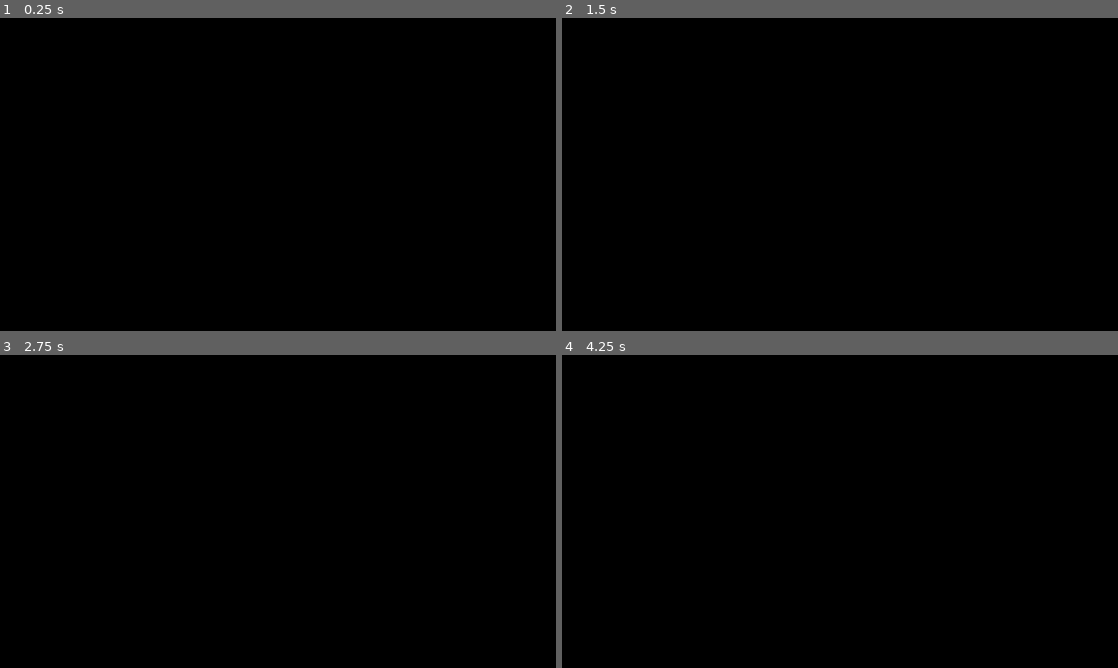
Above: before the commit, frames 1-4 (two rows, left to right).
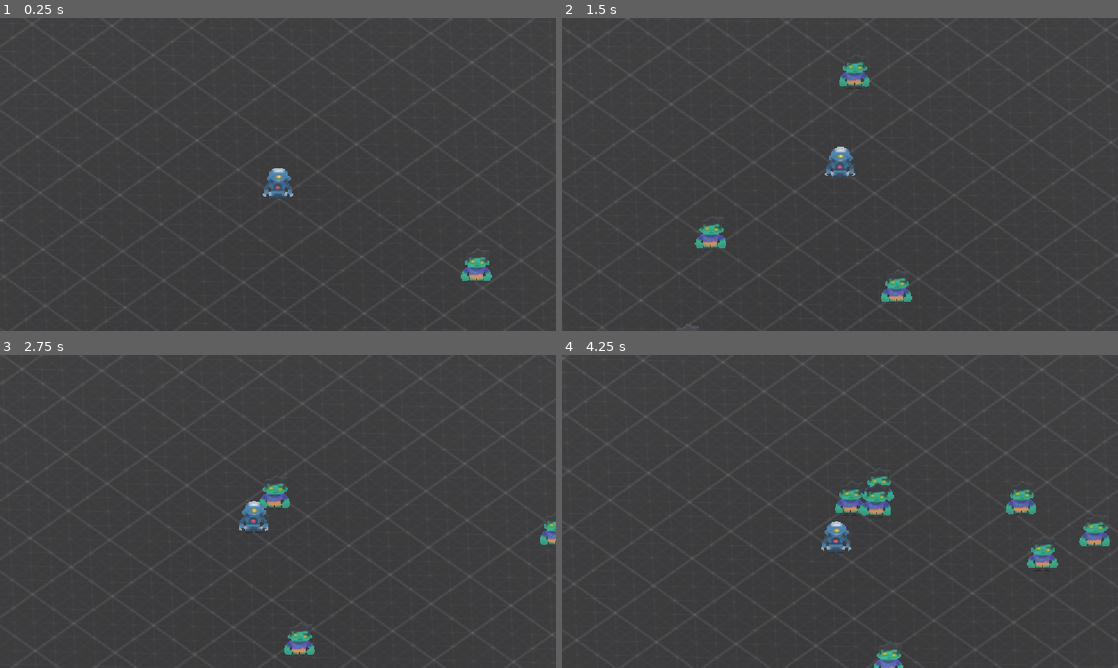
Above: after the commit, the same moments.

Repository: Ollenat/DontFallForTheBugs
Game: Godot game, scene res://scenes/test.tscn
Two runs of this game, one before a commit and one after it. Both use one fixed random seed, a clock stepped at 60 frames per second and the inputs below. This scene is started directly instead of the project's main scene. The engine's default icon, where the game draws it, is replaced by a stand-in: a white triangle on a blue panel in a dark square.
Inputs:
- Up to frame 1 (0.25 s): no input
- Up to frame 2 (1.5 s): hold W (move_up) from 0.53 s (still down)
- Up to frame 3 (2.75 s): release W (move_up) at 2.03 s; hold A (move_left) from 2.03 s (still down)
- Up to frame 4 (4.25 s): release A (move_left) at 3.53 s; hold S (move_down) from 3.53 s (still down)

The runs differ from the first frame. In frame 1, 100% of the frame differs, in the area x 0-100%, y 0-100%; in frame 2, 100%; in frame 3, 100%; in frame 4, 100%.

Commit message:
Scener fixas för skjuta

Diff:
--- a/scenes/enemy.tscn
+++ b/scenes/enemy.tscn
@@ -2,13 +2,18 @@
 
 [ext_resource type="Material" uid="uid://ui34r6tr2mp5" path="res://materials/EnemyMaterial.tres" id="1_md0e3"]
 [ext_resource type="Script" uid="uid://d1j42oydydqx5" path="res://scripts/enemy.gd" id="2_md0e3"]
+[ext_resource type="Script" uid="uid://bvw5aa5v3w87x" path="res://scripts/HealthComponent.gd" id="3_4ra3w"]
 
 [sub_resource type="CapsuleShape3D" id="CapsuleShape3D_qt3ec"]
 radius = 0.22216797
-height = 1.3604736
+height = 1.0464478
 
 [sub_resource type="QuadMesh" id="QuadMesh_qt3ec"]
 material = ExtResource("1_md0e3")
+
+[sub_resource type="CapsuleShape3D" id="CapsuleShape3D_74q8o"]
+radius = 0.3696289
+height = 1.4417114
 
 [node name="Enemy" type="CharacterBody3D" unique_id=1577895062]
 collision_layer = 2
@@ -17,10 +22,19 @@
 separation_strength = 1.0
 
 [node name="CollisionShape3D" type="CollisionShape3D" parent="." unique_id=726488922]
-transform = Transform3D(1, 0, 0, 0, 1, 0, 0, 0, 1, 0, -0.06756592, 0)
+transform = Transform3D(1, 0, 0, 0, 1, 0, 0, 0, 1, 0, -0.22457886, 0)
 shape = SubResource("CapsuleShape3D_qt3ec")
 
-[node name="CharacterBody3D" type="MeshInstance3D" parent="." unique_id=1592009943]
+[node name="Sprite" type="MeshInstance3D" parent="." unique_id=1592009943]
 mesh = SubResource("QuadMesh_qt3ec")
 
-[node name="Area3D" type="Area3D" parent="." unique_id=1660310650]
+[node name="HealthComponent" type="Area3D" parent="." unique_id=1103717254]
+collision_layer = 8
+collision_mask = 0
+monitoring = false
+script = ExtResource("3_4ra3w")
+metadata/_custom_type_script = "uid://bvw5aa5v3w87x"
+
+[node name="CollisionShape3D" type="CollisionShape3D" parent="HealthComponent" unique_id=104071716]
+transform = Transform3D(1, 0, 0, 0, 1, 0, 0, 0, 1, 0, -0.121673584, 0)
+shape = SubResource("CapsuleShape3D_74q8o")
--- a/scenes/player.tscn
+++ b/scenes/player.tscn
@@ -2,7 +2,6 @@
 
 [ext_resource type="Script" uid="uid://17k8enhf6tui" path="res://scripts/player.gd" id="1_g2els"]
 [ext_resource type="Material" uid="uid://ba5hc5c6roymc" path="res://materials/PlayerMaterial.tres" id="2_g2els"]
-[ext_resource type="Script" uid="uid://bvw5aa5v3w87x" path="res://scripts/HealthComponent.gd" id="3_qhqgy"]
 
 [sub_resource type="QuadMesh" id="QuadMesh_ksfn8"]
 material = ExtResource("2_g2els")
@@ -21,7 +20,3 @@
 [node name="CollisionShape3D" type="CollisionShape3D" parent="." unique_id=2056103626]
 transform = Transform3D(1, 0, 0, 0, 1, 0, 0, 0, 1, 0, 0.41776145, 0)
 shape = SubResource("CapsuleShape3D_qnpof")
-
-[node name="HealthComponent" type="Node" parent="." unique_id=318621772]
-script = ExtResource("3_qhqgy")
-metadata/_custom_type_script = "uid://bvw5aa5v3w87x"
--- /dev/null
+++ b/scenes/straight_projectile.tscn
@@ -0,0 +1,29 @@
+[gd_scene format=3 uid="uid://dfuhg62lmdh0c"]
+
+[ext_resource type="Script" uid="uid://bdckx2j1oigc6" path="res://scripts/StraightProjectileComponent.gd" id="1_8niji"]
+[ext_resource type="Texture2D" uid="uid://cygqfwsjygdiu" path="res://icon.svg" id="2_gb5fa"]
+
+[sub_resource type="SphereShape3D" id="SphereShape3D_qt3ec"]
+radius = 0.21803963
+
+[sub_resource type="StandardMaterial3D" id="StandardMaterial3D_74q8o"]
+albedo_texture = ExtResource("2_gb5fa")
+heightmap_scale = -12.252
+billboard_mode = 1
+billboard_keep_scale = true
+
+[sub_resource type="QuadMesh" id="QuadMesh_qt3ec"]
+material = SubResource("StandardMaterial3D_74q8o")
+
+[node name="StraightProjectileComponent" type="Area3D" unique_id=670318717]
+collision_layer = 0
+collision_mask = 8
+script = ExtResource("1_8niji")
+speed = 10.0
+metadata/_custom_type_script = "uid://bdckx2j1oigc6"
+
+[node name="CollisionShape3D" type="CollisionShape3D" parent="." unique_id=1715251976]
+shape = SubResource("SphereShape3D_qt3ec")
+
+[node name="MeshInstance3D" type="MeshInstance3D" parent="." unique_id=726087976]
+mesh = SubResource("QuadMesh_qt3ec")
--- a/scenes/test.tscn
+++ b/scenes/test.tscn
@@ -1,17 +1,16 @@
 [gd_scene format=3 uid="uid://dlqebt2tf1nf6"]
 
+[ext_resource type="Script" uid="uid://cuiv74tju5gh" path="res://scripts/scatter.gd" id="1_at5dv"]
 [ext_resource type="PackedScene" uid="uid://bloqgrua0hxmo" path="res://scenes/player.tscn" id="2_bl13t"]
 [ext_resource type="Script" uid="uid://b0gsvjudddas2" path="res://scripts/ClosestEntityComponent.gd" id="3_iyx0m"]
-[ext_resource type="Material" uid="uid://ui34r6tr2mp5" path="res://materials/EnemyMaterial.tres" id="4_74lek"]
+[ext_resource type="PackedScene" uid="uid://cr602201s6jea" path="res://scenes/enemy.tscn" id="4_74lek"]
 [ext_resource type="Texture2D" uid="uid://dcxuh0uficnl5" path="res://textures/PNG/Dark/texture_04.png" id="4_j5jx5"]
+[ext_resource type="Script" uid="uid://cjykh2us57ml5" path="res://scripts/SmoothFollowComponent.gd" id="5_j5jx5"]
+[ext_resource type="Script" uid="uid://cdluj7yafnmrg" path="res://scripts/AutoFireComponent.gd" id="5_jcd4p"]
+[ext_resource type="PackedScene" uid="uid://dfuhg62lmdh0c" path="res://scenes/straight_projectile.tscn" id="6_uacia"]
 
 [sub_resource type="SphereShape3D" id="SphereShape3D_qt3ec"]
 radius = 5.162892
-
-[sub_resource type="CapsuleShape3D" id="CapsuleShape3D_qt3ec"]
-
-[sub_resource type="QuadMesh" id="QuadMesh_qt3ec"]
-material = ExtResource("4_74lek")
 
 [sub_resource type="StandardMaterial3D" id="StandardMaterial3D_mf4mk"]
 albedo_texture = ExtResource("4_j5jx5")
@@ -24,11 +23,14 @@
 [sub_resource type="ConcavePolygonShape3D" id="ConcavePolygonShape3D_at5dv"]
 data = PackedVector3Array(7.6375, 0, 7.495, -7.6375, 0, 7.495, 7.6375, 0, -7.495, -7.6375, 0, 7.495, -7.6375, 0, -7.495, 7.6375, 0, -7.495)
 
-[node name="Node3D" type="Node3D" unique_id=1880461184]
+[node name="Node3D" type="Node3D" unique_id=1880461184 node_paths=PackedStringArray("player_scene")]
+script = ExtResource("1_at5dv")
+enemy_scene = ExtResource("4_74lek")
+player_scene = NodePath("Player")
 
 [node name="Player" parent="." unique_id=1322533949 node_paths=PackedStringArray("camera") instance=ExtResource("2_bl13t")]
 transform = Transform3D(1, 0, 0, 0, 1, 0, 0, 0, 1, 0, 0.013251185, 0)
-camera = NodePath("Camera3D")
+camera = NodePath("../SmoothFollowComponent/Camera3D")
 
 [node name="ClosestEntityComponent" type="Area3D" parent="Player" unique_id=639306235]
 collision_layer = 0
@@ -39,39 +41,35 @@
 [node name="CollisionShape3D" type="CollisionShape3D" parent="Player/ClosestEntityComponent" unique_id=1194153106]
 shape = SubResource("SphereShape3D_qt3ec")
 
-[node name="Camera3D" type="Camera3D" parent="Player" unique_id=1143918028]
-transform = Transform3D(0.7071068, -0.5, 0.5, 0, 0.7071068, 0.70710677, -0.7071068, -0.5, 0.5, 2.5, 6.2917647, 2.5)
-projection = 1
-current = true
-size = 7.072
-
-[node name="CharacterBody3D" type="CharacterBody3D" parent="." unique_id=454462438]
-transform = Transform3D(1, 0, 0, 0, 1, 0, 0, 0, 1, 2.7366724, 1.0601381, 0)
-collision_layer = 9
-
-[node name="CollisionShape3D" type="CollisionShape3D" parent="CharacterBody3D" unique_id=1135436841]
-shape = SubResource("CapsuleShape3D_qt3ec")
-
-[node name="MeshInstance3D" type="MeshInstance3D" parent="CharacterBody3D" unique_id=1062295314]
-transform = Transform3D(1, 0, 0, 0, 1, 0, 0, 0, 1, -0.0070114136, 0.003492713, -0.00010108948)
-mesh = SubResource("QuadMesh_qt3ec")
-
-[node name="CharacterBody3D2" type="CharacterBody3D" parent="." unique_id=891105469]
-transform = Transform3D(1, 0, 0, 0, 1, 0, 0, 0, 1, -4.7984743, 1.0601381, 0)
-collision_layer = 9
-
-[node name="CollisionShape3D" type="CollisionShape3D" parent="CharacterBody3D2" unique_id=368531210]
-shape = SubResource("CapsuleShape3D_qt3ec")
-
-[node name="MeshInstance3D" type="MeshInstance3D" parent="CharacterBody3D2" unique_id=612718291]
-transform = Transform3D(1, 0, 0, 0, 1, 0, 0, 0, 1, -0.0070114136, 0.003492713, -0.00010108948)
-mesh = SubResource("QuadMesh_qt3ec")
+[node name="AutoFireComponent" type="Node3D" parent="Player" unique_id=564567268 node_paths=PackedStringArray("closest_entity_component")]
+transform = Transform3D(1, 0, 0, 0, 1, 0, 0, 0, 1, 0, 0.8166678, 0)
+script = ExtResource("5_jcd4p")
+projectile_scene = ExtResource("6_uacia")
+closest_entity_component = NodePath("../ClosestEntityComponent")
+metadata/_custom_type_script = "uid://cdluj7yafnmrg"
 
 [node name="Plane" type="MeshInstance3D" parent="." unique_id=9169041]
 transform = Transform3D(3.014987, 0, 0, 0, 1.0000008, 0, 0, 0, 2.8753734, -0.44517255, 0, -0.44577932)
+layers = 3
 mesh = SubResource("PlaneMesh_lpvoh")
 
 [node name="StaticBody3D" type="StaticBody3D" parent="Plane" unique_id=992768148]
 
 [node name="CollisionShape3D" type="CollisionShape3D" parent="Plane/StaticBody3D" unique_id=718096234]
 shape = SubResource("ConcavePolygonShape3D_at5dv")
+
+[node name="SmoothFollowComponent" type="Node3D" parent="." unique_id=637657258 node_paths=PackedStringArray("target")]
+transform = Transform3D(1, 0, 0, 0, 1, 0, 0, 0, 1, 0, 0.013251185, 0)
+script = ExtResource("5_j5jx5")
+target = NodePath("../Player")
+smoothness = 0.1
+metadata/_custom_type_script = "uid://cjykh2us57ml5"
+
+[node name="Camera3D" type="Camera3D" parent="SmoothFollowComponent" unique_id=1143918028]
+transform = Transform3D(0.7071068, -0.5, 0.5, 0, 0.7071068, 0.70710677, -0.7071068, -0.5, 0.5, 2.5, 4.0930614, 2.5)
+projection = 1
+current = true
+size = 7.072
+
+[node name="DirectionalLight3D" type="DirectionalLight3D" parent="." unique_id=547968009]
+transform = Transform3D(1, 0, 0, 0, 0.20606452, 0.97853845, 0, -0.97853845, 0.20606452, 0, 4.153498, 0)
